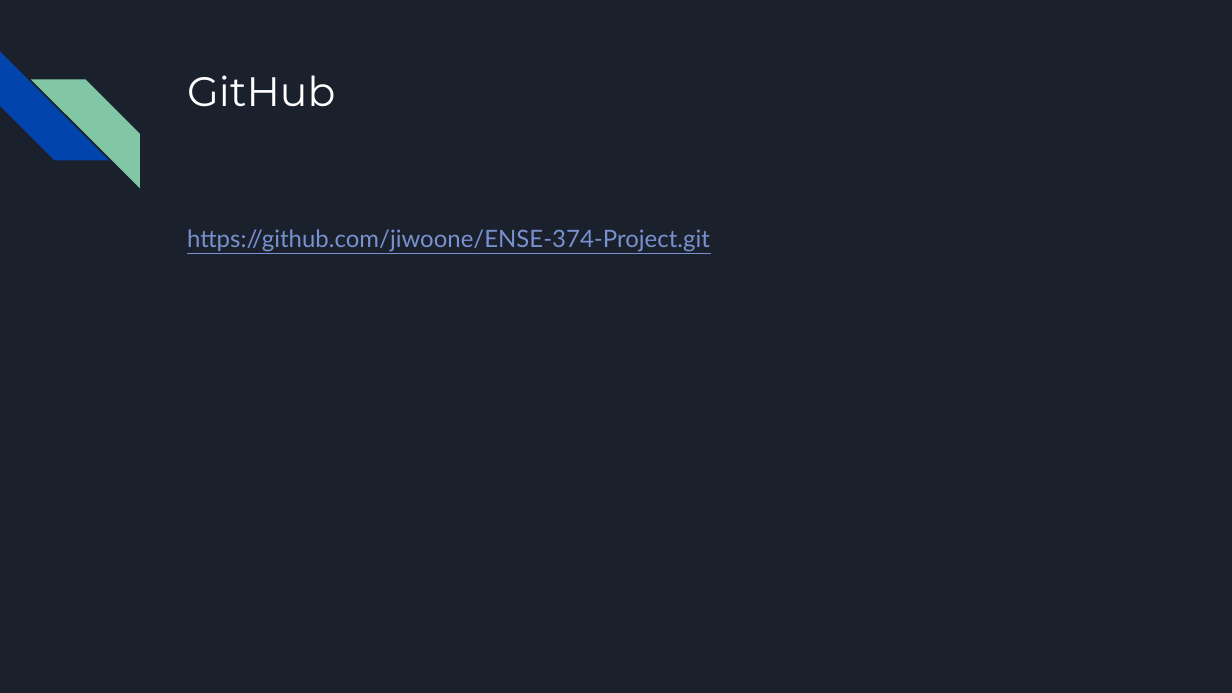
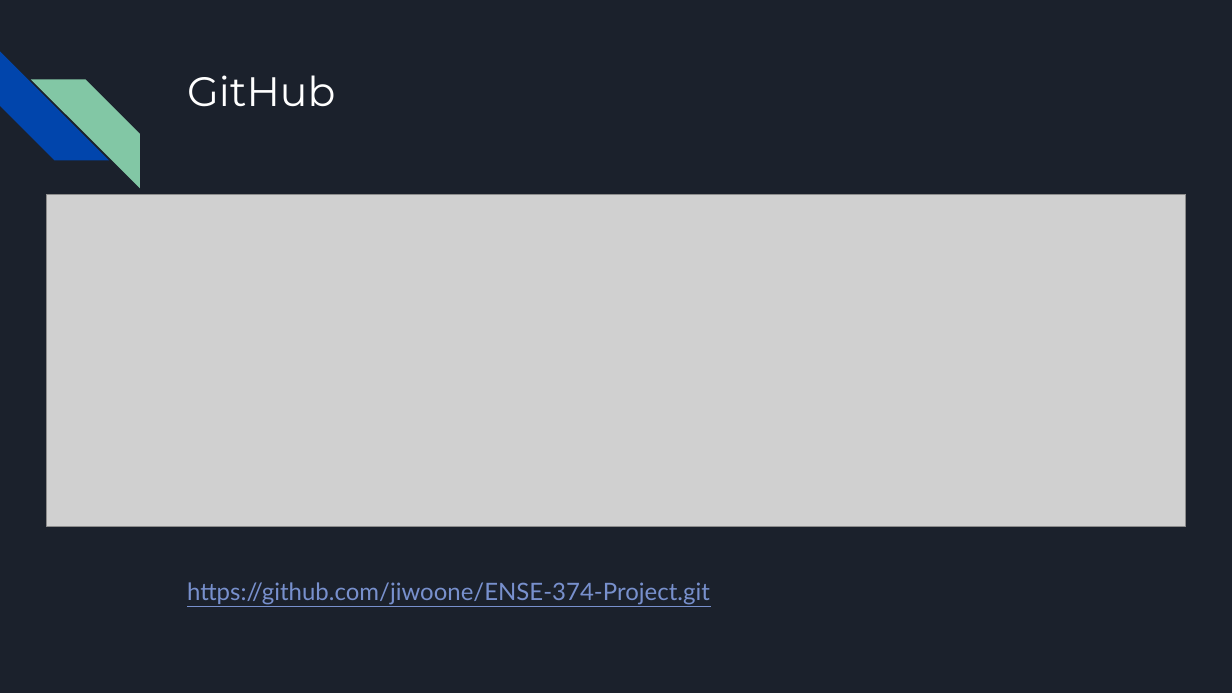
Before and after one commit to brianj-kim/ENSE-374-Project, a slide deck: slide 13 of Milestone#2 Reportouts/Milestone 2 report (WIP).pptx (slide 12 before the commit). Drawn at 1232x693 pixels with LibreOffice and Linux fonts; fonts in the diff are those of the drawing; grey boxes stand for pictures. Boxes give left, top, right and bottom in pixels: in the first picture for what was removed or moved away, otherwise in the second. Text is boxed around its words. In the diff, an @@ line names an element or a change of style, - is before the commit and + after.

```diff
--- a/Milestone#2 Reportouts/Milestone 2 report (WIP).pptx
+++ b/Milestone#2 Reportouts/Milestone 2 report (WIP).pptx
@@ picture added at [47, 195, 1186, 527] @@
@@ text "https://github.com/jiwoone/ENSE-374-Project.git": place and size @@
-text "https://github.com/jiwoone/ENSE-374-Project.git" at [187, 229, 710, 252]
+text "https://github.com/jiwoone/ENSE-374-Project.git" at [187, 582, 710, 605]
```
Also in this commit, not shown: 9 other slides changed, 3 slides added, 2 slides removed.
